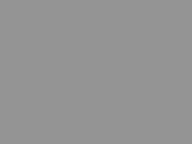
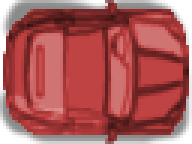
Revision of a layered 192px x 144px image; what changed, layer by layer:
removed layer "Background" over left=0, top=0, right=192, bottom=144
added layer "Pasted Layer #1" above "Layer" over left=3, top=0, right=189, bottom=144
added layer "Layer" over left=0, top=0, right=192, bottom=144
